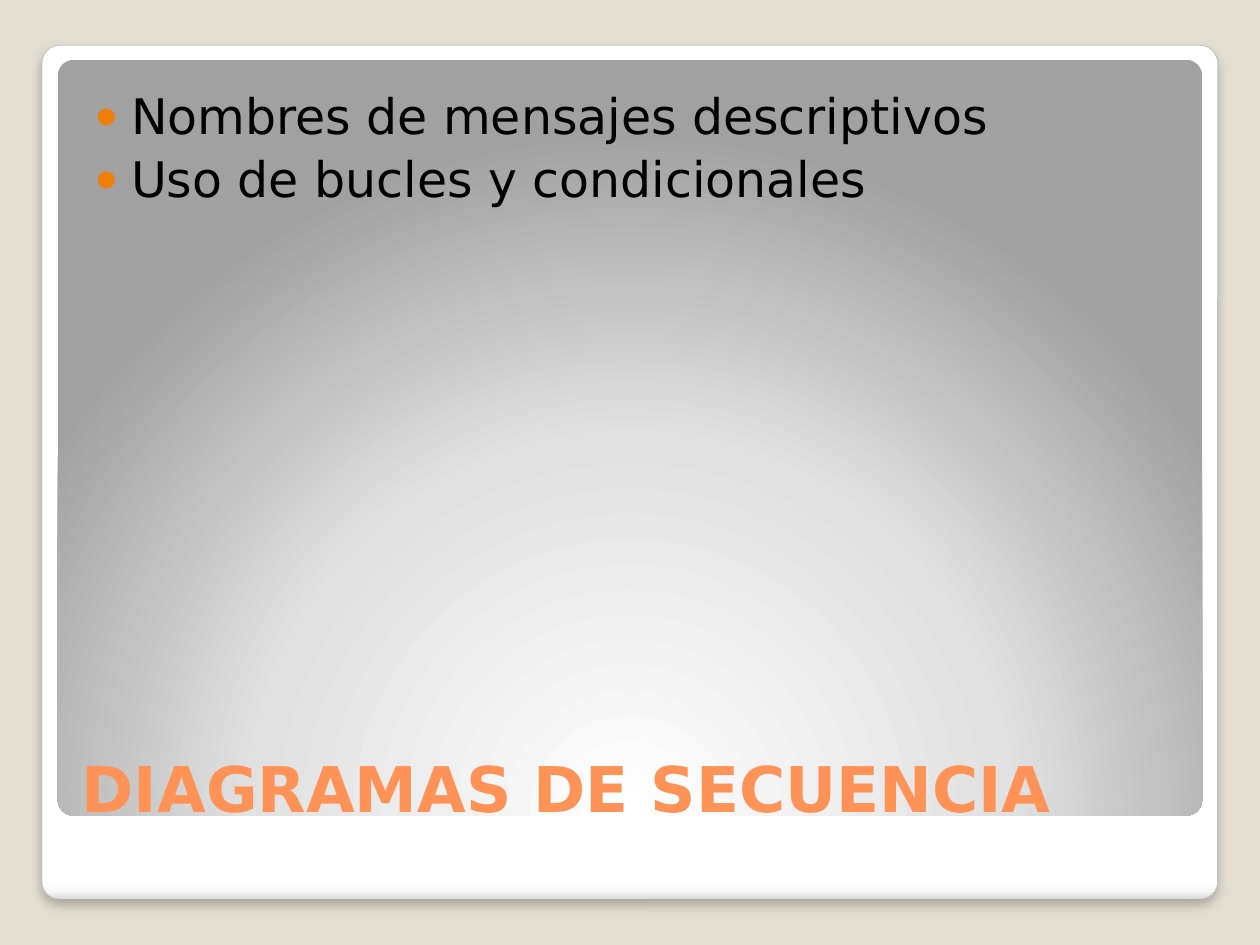
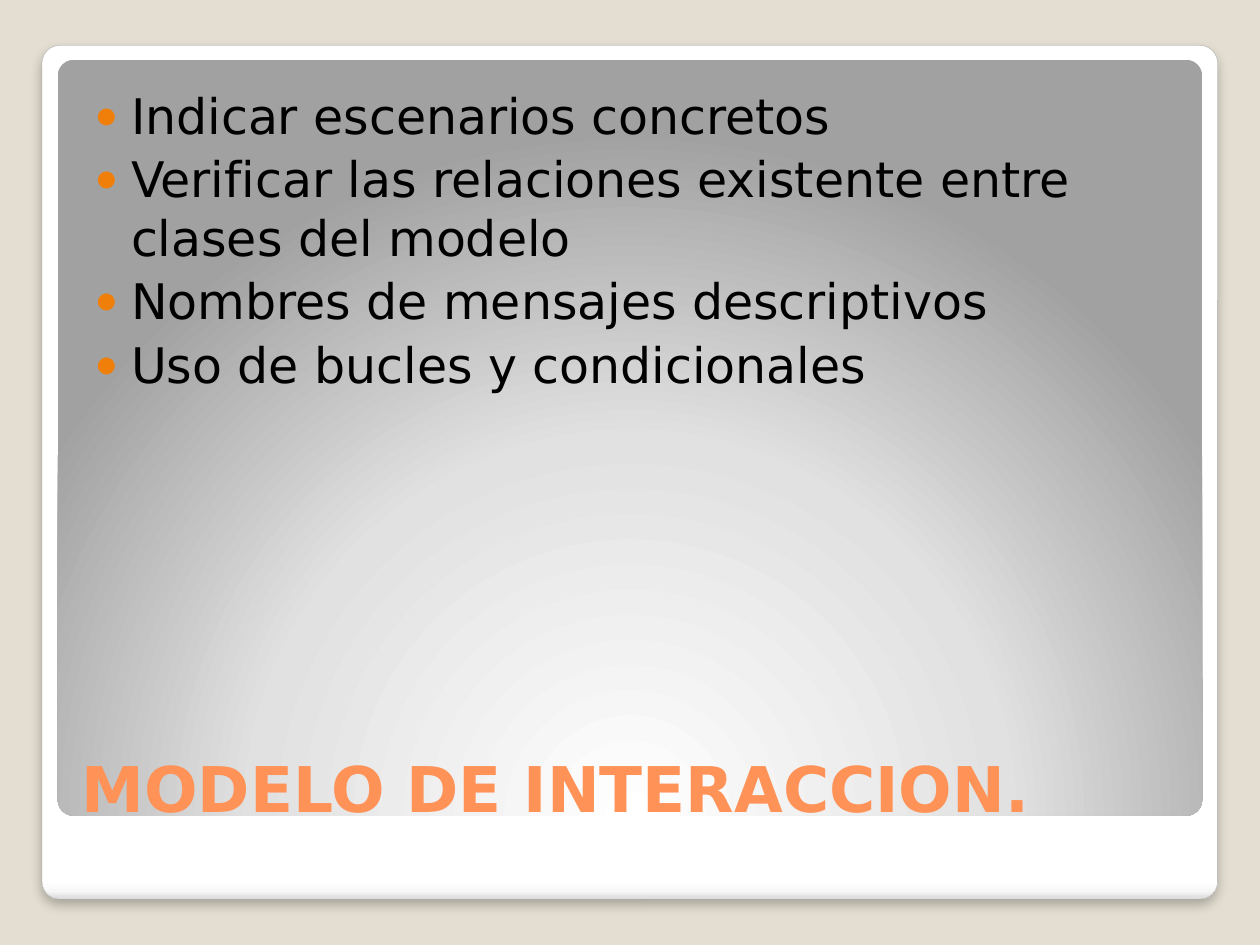
Before and after one commit to invernizzie/fiuba-grupoanin, a slide deck: slide 10 of TODOMUNDO/presentacion.pptx (slide 9 before the commit). Drawn at 1260x945 pixels with LibreOffice and Linux fonts; fonts in the diff are those of the drawing. Boxes give left, top, right and bottom in pixels: in the first picture for what was removed or moved away, otherwise in the second. Text is boxed around its words. In the diff, an @@ line names an element or a change of style, - is before the commit and + after.

```diff
--- a/TODOMUNDO/presentacion.pptx
+++ b/TODOMUNDO/presentacion.pptx
@@ text at <box>131,96,1069,257</box>: paragraphs added @@
+● Indicar escenarios concretos
+● Verificar las relaciones existente entre clases del modelo
@@ title at <box>82,761,1029,825</box>: text changed @@
-DIAGRAMAS DE SECUENCIA
+MODELO DE INTERACCION.
```
Also in this commit, not shown: 6 other slides changed, 1 slide added, 1 slide removed.
